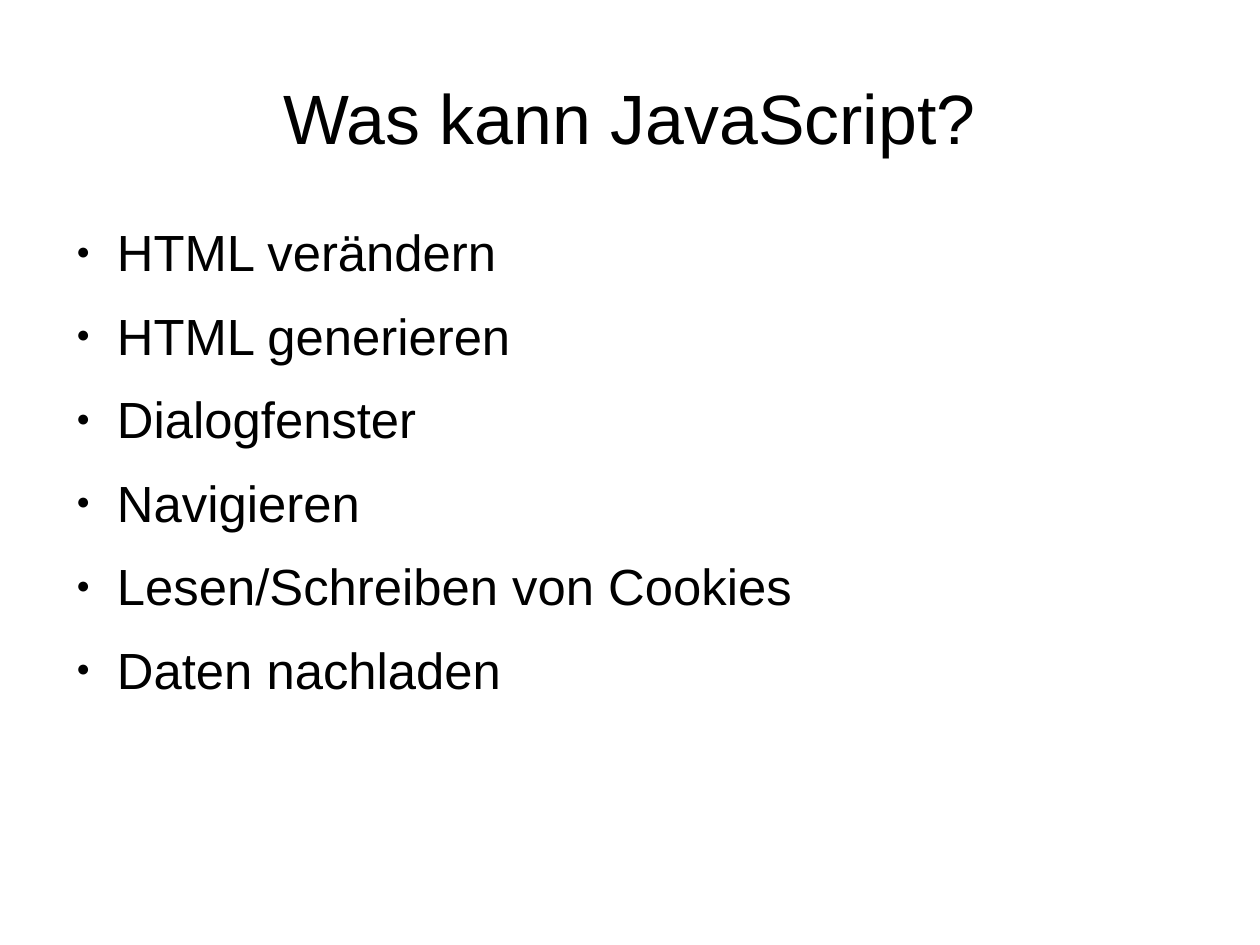
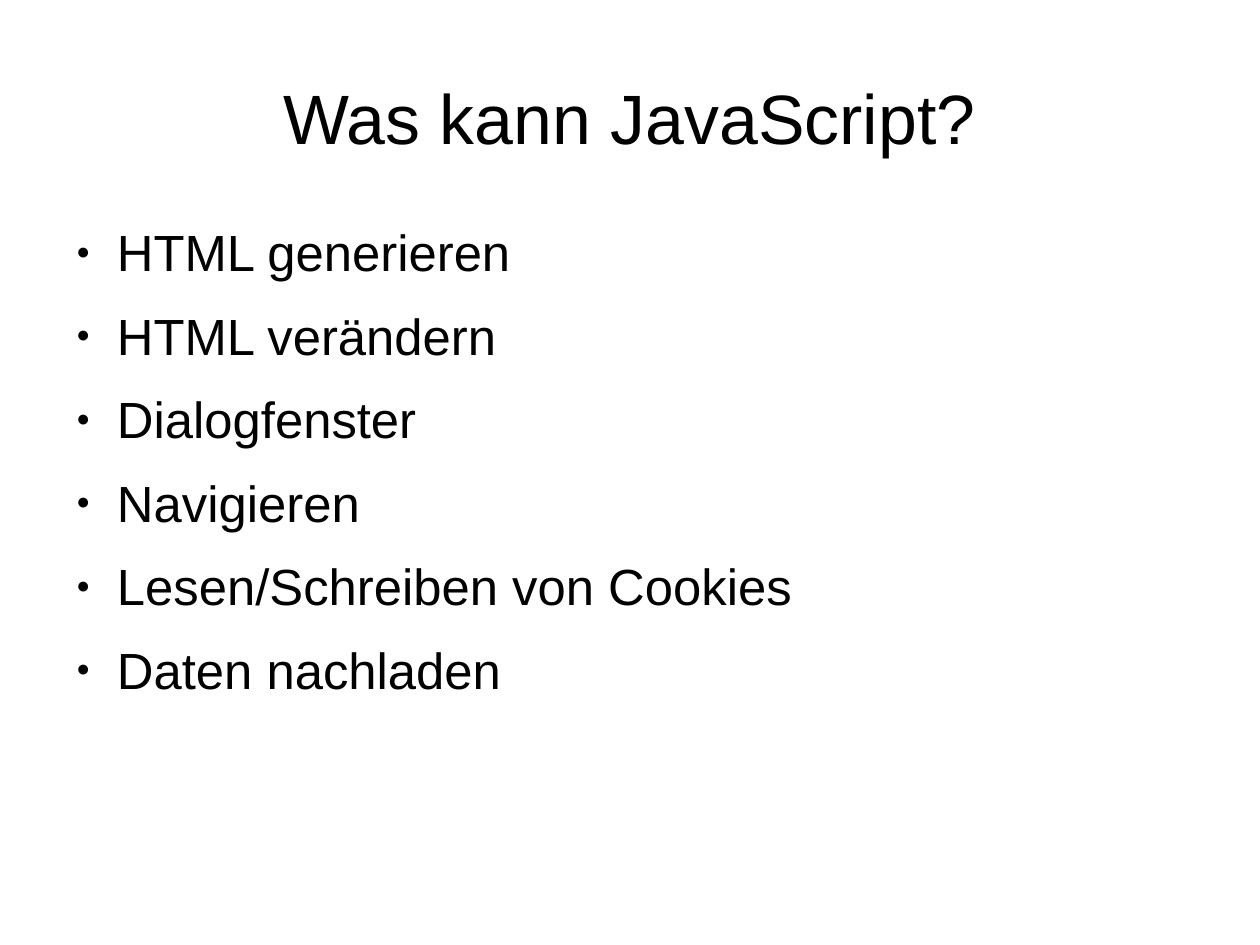
Before and after one commit to JoschaHemlep/javascript-talk, a slide deck: slide 4 of presentation/JavaScript.odp (slide 7 before the commit). Drawn at 1260x945 pixels with LibreOffice and Linux fonts; fonts in the diff are those of the drawing. Boxes give left, top, right and bottom in pixels: in the first picture for what was removed or moved away, otherwise in the second. Text is boxed around its words. In the diff, an @@ line names an element or a change of style, - is before the commit and + after.

```diff
--- a/presentation/JavaScript.odp
+++ b/presentation/JavaScript.odp
@@ text at (x1=117, y1=234, x2=510, y2=282): paragraph added @@
+● HTML generieren
@@ text at (x1=117, y1=318, x2=510, y2=365): paragraph removed @@
-● HTML generieren
```
Also in this commit, not shown: 4 other files.
